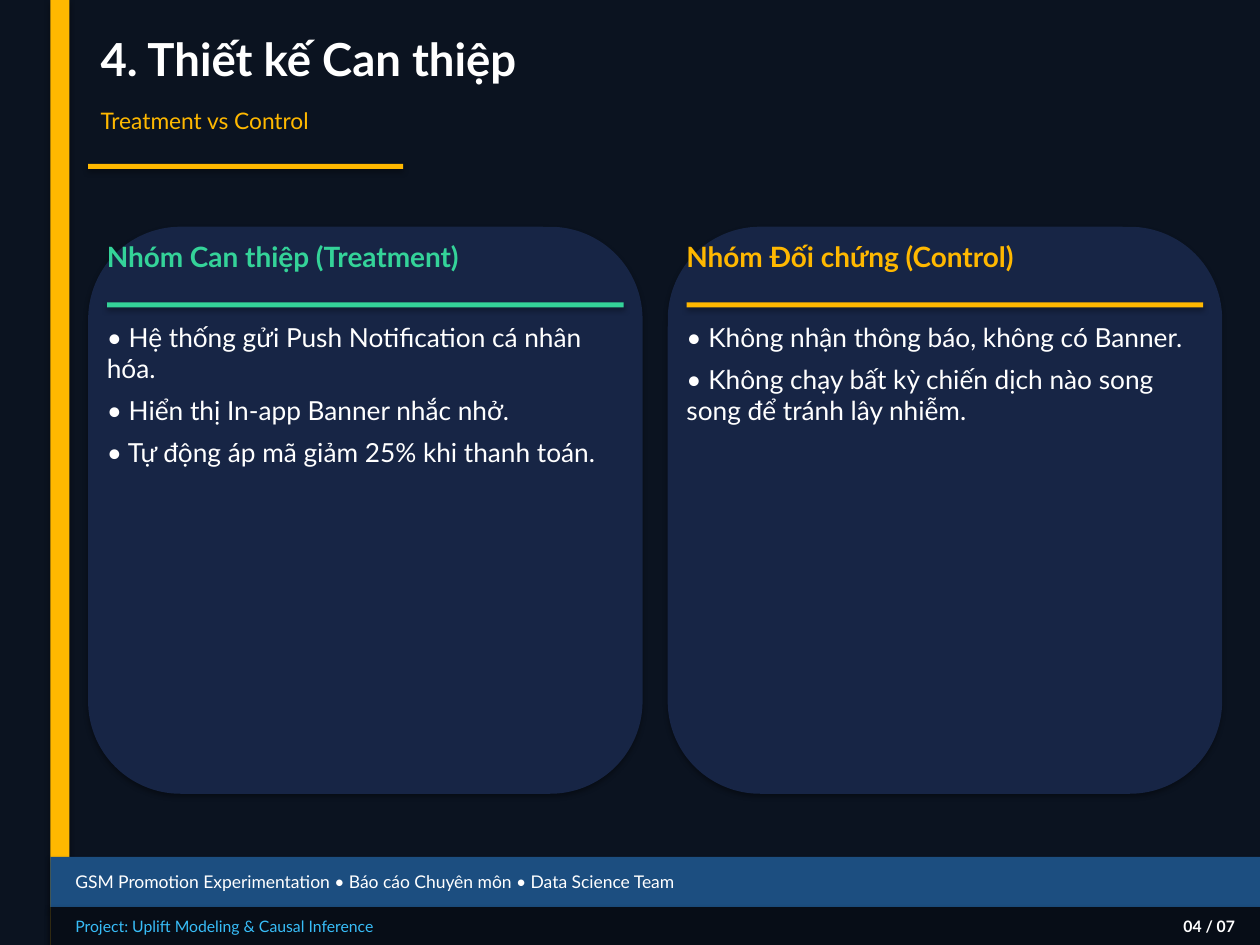
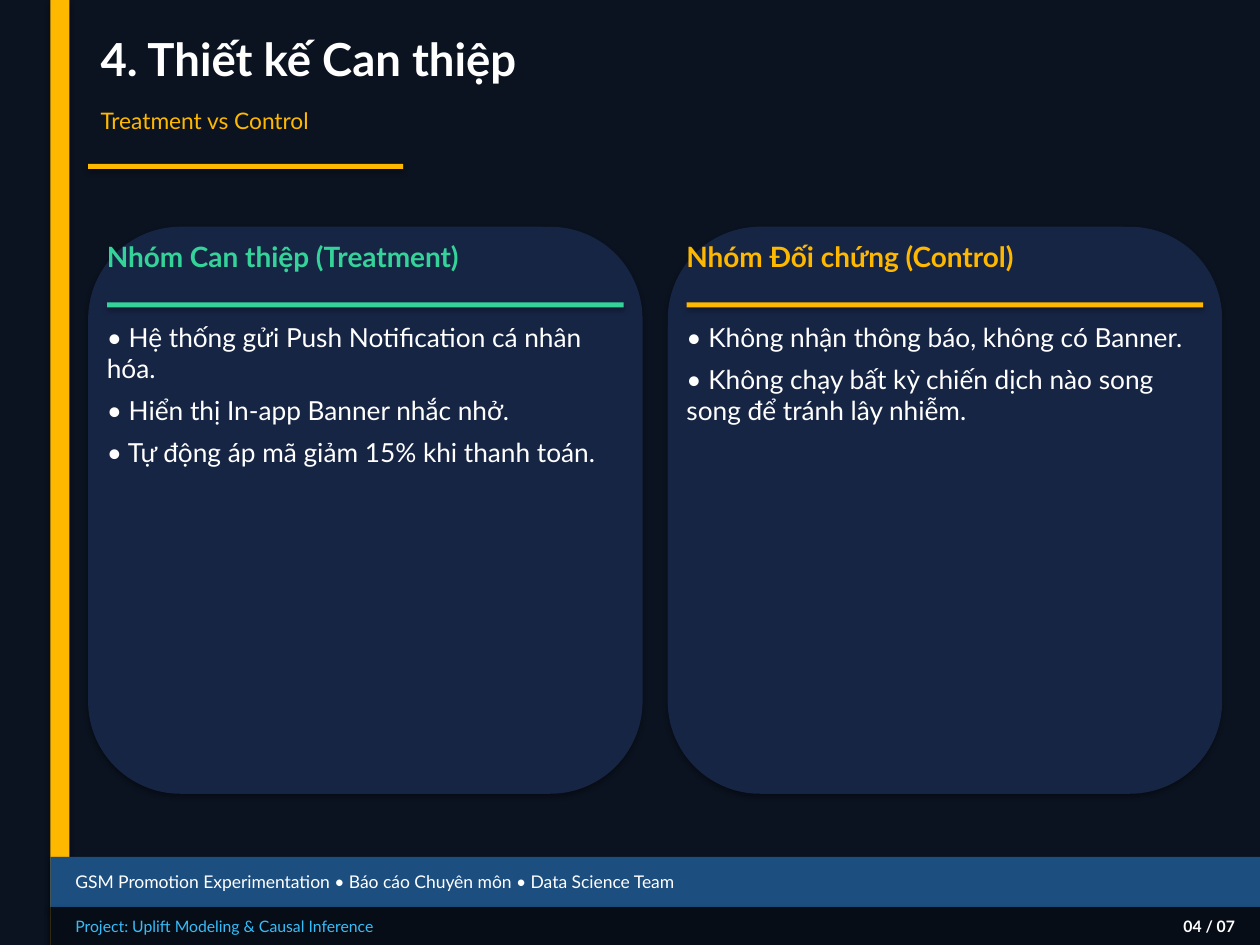
Before and after one commit to thaibuivan/GSM-promotion-experimentation, a slide deck: slide 5 of docs/Week3_Experiment_Design_Summary.pptx. Drawn at 1260x945 pixels with LibreOffice and Linux fonts; fonts in the diff are those of the drawing. Boxes give left, top, right and bottom in pixels: in the first picture for what was removed or moved away, otherwise in the second. Text is boxed around its words. In the diff, an @@ line names an element or a change of style, - is before the commit and + after.

```diff
--- a/docs/Week3_Experiment_Design_Summary.pptx
+++ b/docs/Week3_Experiment_Design_Summary.pptx
@@ text at <box>128,442,595,467</box>: text changed @@
-• Tự động áp mã giảm 25% khi thanh toán.
+• Tự động áp mã giảm 15% khi thanh toán.
```
Also in this commit, not shown: 1 other slide changed, 4 other files.
